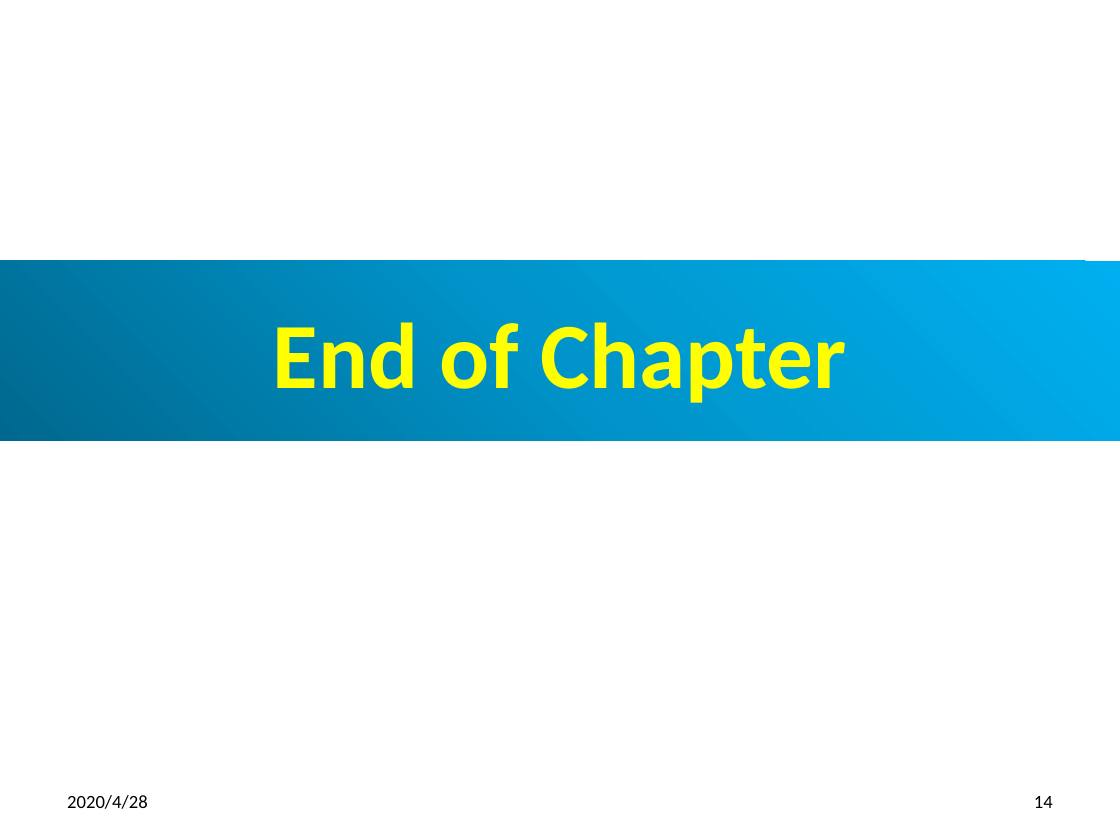
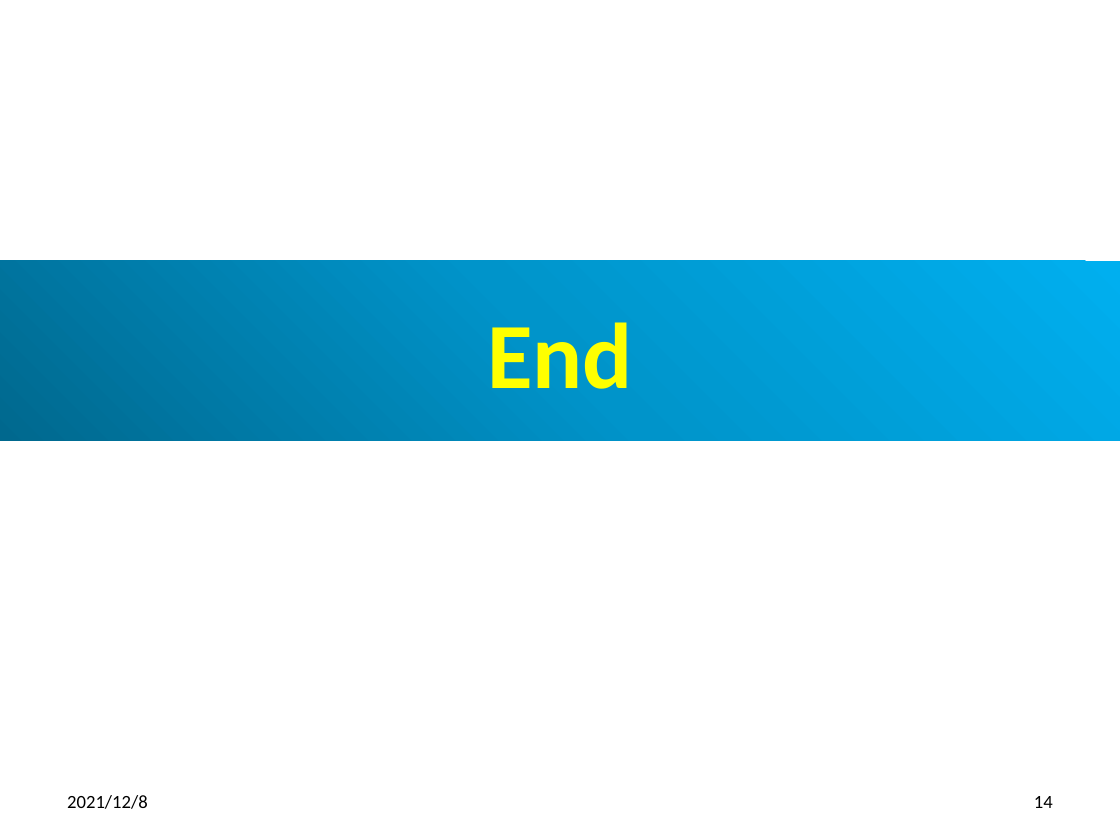
Before and after one commit to peterhchen/800-Docker, a slide deck: slide 14 of 01_Basics.pptx. Drawn at 1120x840 pixels with LibreOffice and Linux fonts; fonts in the diff are those of the drawing. Boxes give left, top, right and bottom in pixels: in the first picture for what was removed or moved away, otherwise in the second. Text is boxed around its words. In the diff, an @@ line names an element or a change of style, - is before the commit and + after.

```diff
--- a/01_Basics.pptx
+++ b/01_Basics.pptx
@@ title at (x1=487, y1=322, x2=633, y2=389): text changed @@
-End of Chapter
+End
@@ text at (x1=67, y1=795, x2=148, y2=809): text changed @@
-2020/4/28
+2021/12/8
```
Also in this commit, not shown: 13 other slides changed.
